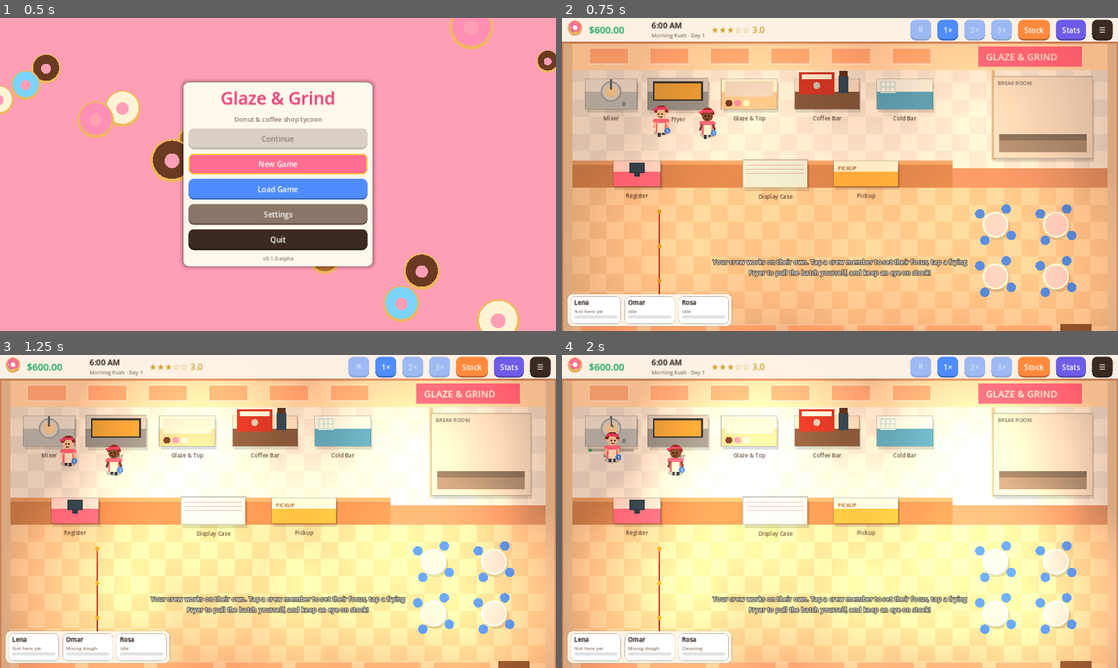
Above: before the commit, frames 1-4 (two rows, left to right).
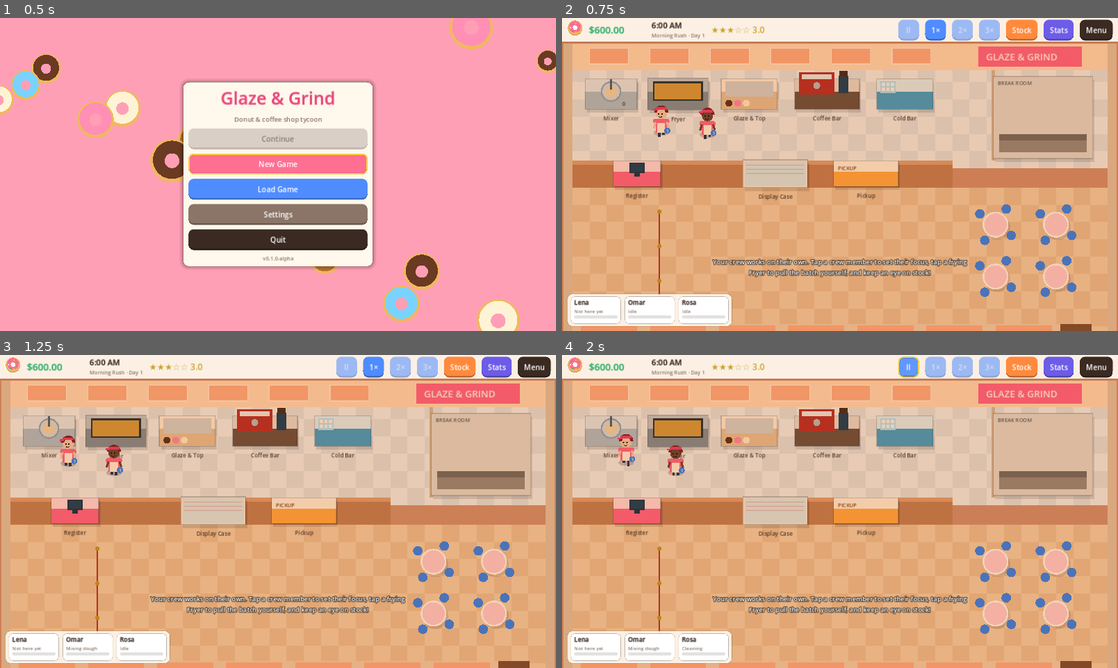
Above: after the commit, the same moments.

Repository: jaineil32624/glaze-and-grind
Game: Godot game, scene res://scenes/main.tscn
Two runs of this game, one before a commit and one after it. Both use one fixed random seed, a clock stepped at 60 frames per second and the inputs below.
Inputs (mouse positions are in pixels of both pictures, inside the frame that each line leads up to):
- Up to frame 1 (0.5 s): no input
- Up to frame 2 (0.75 s): click "New Game" at 0.5 s
- Up to frame 3 (1.25 s): no input
- Up to frame 4 (2 s): click (906, 367) at 1.25 s, where only the run after the commit has a clickable "II"

Frame 1 is identical in both runs. In frame 2, 52% of the frame differs, in the area x 10-98%, y 0-100%; in frame 3, 71%; in frame 4, 74%, in the area x 4-100%, y 0-100%.

Commit message:
Web fixes: bundled fallback font for symbols, mobile layout, softer lamps
- Bundle DejaVu Sans as a font fallback so ★ ♥ → ✕ etc. render in the browser build
- Replace pause/menu glyphs with text labels
- Landing page: no horizontal scroll on phones
- Drop unsupported 2D MSAA setting (warning on WebGL)
- Lamps only after dusk, lower intensity

Co-Authored-By: Claude Opus 5.5 <noreply@anthropic.com>
Claude-Session: https://claude.ai/code/session_016PUnJbd8rVDDq42Xx3qXE1

Diff:
--- a/project.godot
+++ b/project.godot
@@ -49,4 +49,3 @@
 renderer/rendering_method.mobile="gl_compatibility"
 textures/vram_compression/import_etc2_astc=true
 environment/defaults/default_clear_color=Color(0.99, 0.93, 0.85, 1)
-anti_aliasing/quality/msaa_2d=1
--- a/scripts/autoload/game_state.gd
+++ b/scripts/autoload/game_state.gd
@@ -21,6 +21,20 @@
 func _ready() -> void:
 	rng.randomize()
 	_setup_input()
+	_setup_font_fallback()
+
+
+## Web builds have no system fonts, so symbols like ★ ♥ → ✕ would render as
+## boxes. Bundle DejaVu Sans as a fallback behind the default font.
+func _setup_font_fallback() -> void:
+	var fb: Font = load("res://assets/fonts/DejaVuSans-Bold.ttf")
+	if fb == null:
+		return
+	var base: Font = ThemeDB.fallback_font
+	if base != null and not base.fallbacks.has(fb):
+		var list := base.fallbacks.duplicate()
+		list.append(fb)
+		base.fallbacks = list
 
 
 # --- Profile lifecycle --------------------------------------------------------
--- a/scripts/core/day_clock.gd
+++ b/scripts/core/day_clock.gd
@@ -105,4 +105,4 @@
 
 
 func lamps_on() -> bool:
-	return hour >= 17.8 or hour < 6.8
+	return hour >= 17.8
--- a/scripts/ui/hud.gd
+++ b/scripts/ui/hud.gd
@@ -115,7 +115,7 @@
 	_event_chip.visible = false
 	h.add_child(_event_chip)
 	h.add_child(UIKit.spacer())
-	for s in [[0.0, "⏸"], [1.0, "1×"], [2.0, "2×"], [3.0, "3×"]]:
+	for s in [[0.0, "II"], [1.0, "1×"], [2.0, "2×"], [3.0, "3×"]]:
 		var spd: float = s[0]
 		var b := UIKit.button(s[1], func(): _set_speed(spd), UIKit.BLUE, 48)
 		b.toggle_mode = false
@@ -123,7 +123,7 @@
 		h.add_child(b)
 	h.add_child(UIKit.button("Stock", _toggle_restock, Color("#ff8a3d")))
 	h.add_child(UIKit.button("Stats", toggle_dashboard, Color("#6c5ce7")))
-	h.add_child(UIKit.button("☰", func(): menu_requested.emit(), UIKit.INK, 48))
+	h.add_child(UIKit.button("Menu", func(): menu_requested.emit(), UIKit.INK, 48))
 
 
 func _set_speed(s: float) -> void:
--- a/scripts/ui/summary_screen.gd
+++ b/scripts/ui/summary_screen.gd
@@ -82,7 +82,7 @@
 	# Highlights
 	var notes: Array = []
 	if s.get("ranked_up", false):
-		notes.append(["🎉 Promoted to %s! New upgrades and stores may be unlocked." % Game.rank_title(s["rank"]), Color("#c9a227")])
+		notes.append(["★ Promoted to %s! New upgrades and stores may be unlocked." % Game.rank_title(s["rank"]), Color("#c9a227")])
 	if s.get("critic", "") != "":
 		notes.append(["Food critic left a review: " + s["critic"], Color("#c9a227")])
 	if s.get("viral", false):
--- a/scripts/world/store_world.gd
+++ b/scripts/world/store_world.gd
@@ -289,7 +289,7 @@
 		_modulate.color = clock.light_color()
 	var on := clock.lamps_on()
 	for l in _lamps:
-		l.energy = lerpf(l.energy, 0.55 if on else 0.0, 0.05)
+		l.energy = lerpf(l.energy, 0.35 if on else 0.0, 0.05)
 
 
 func _update_power_and_breakdowns() -> void:
Not shown, added: assets/fonts/DejaVu-LICENSE.txt
Binary file added: assets/fonts/DejaVuSans-Bold.ttf
Not shown, added: assets/fonts/DejaVuSans-Bold.ttf.import
Not shown, changed: site/index.html
